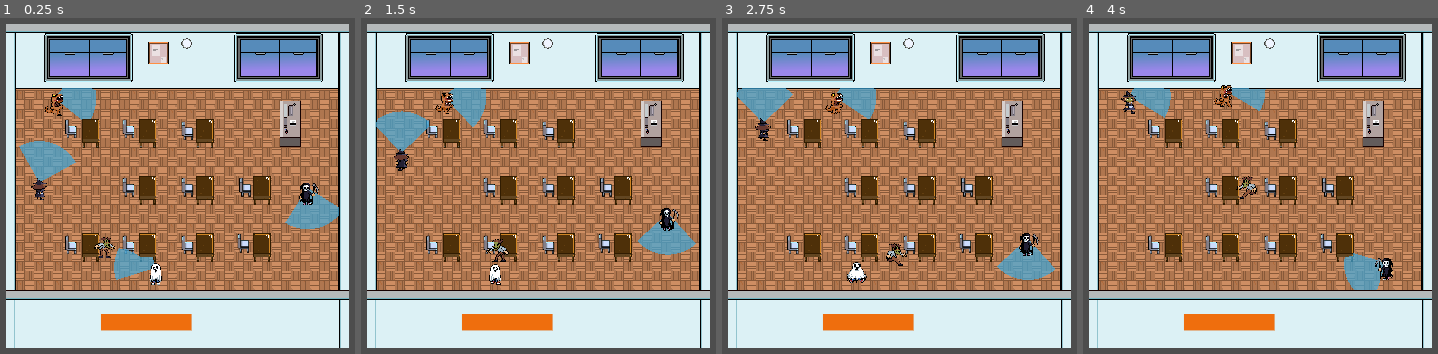
Above: before the commit, frames 1-4 (left to right).
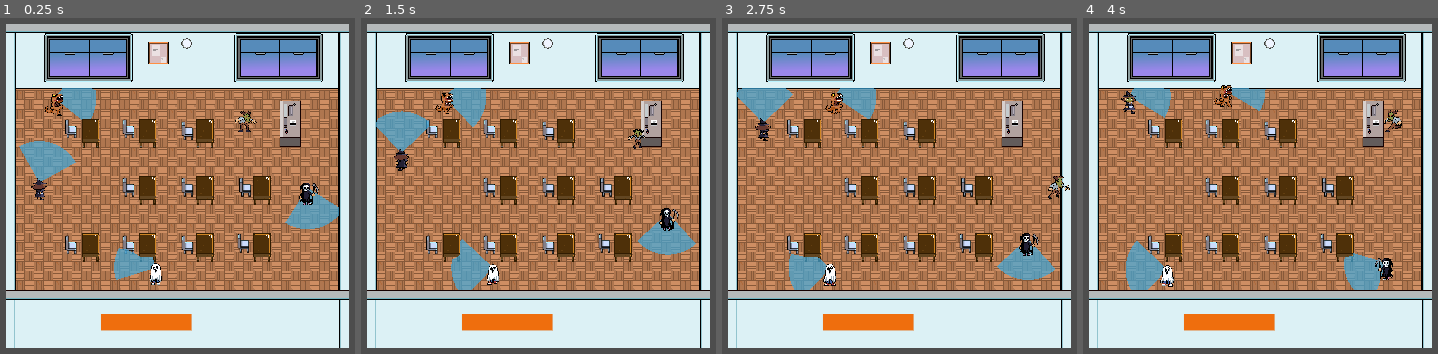
Above: after the commit, the same moments.

Repository: ErikTheBerik/2D-Spooky-Game-Jam-2024
Game: Godot game, scene res://Scenes/Classroom.tscn
Same seed, same stepped clock (60 frames per second), same inputs: the game is played once before the commit and once after it.
Inputs (mouse positions are in pixels of both pictures, inside the frame that each line leads up to):
- Up to frame 1 (0.25 s): no input
- Up to frame 2 (1.5 s): move the mouse to (680, 162) at 0.52 s; hold D (move_right) 0.53-1.28 s; tap E (Scare) at 0.6, 1.35 s; move the mouse to (410, 199) at 1.27 s; hold S (move_down) from 1.28 s (still down)
- Up to frame 3 (2.75 s): move the mouse to (963, 102) at 2.02 s; release S (move_down) at 2.03 s; hold D (move_right) from 2.03 s (still down); tap E (Scare) at 2.1 s
- Up to frame 4 (4 s): move the mouse to (1228, 253) at 2.77 s; release D (move_right) at 2.78 s; hold W (move_up) 2.78-3.53 s; tap E (Scare) at 2.85, 3.6 s; move the mouse to (outside the picture) at 3.52 s; hold A (move_left) from 3.53 s (still down)

The runs differ from the first frame. In frame 1, 0.3% of the frame differs, in the area x 26-73%, y 27-72%; in frame 2, 1.5%; in frame 3, 1.6%, in the area x 18-99%, y 47-81%; in frame 4, 1.6%.

Commit message:
GAME LOOP!! LET'S GOOOO

Diff:
--- a/Assets/VFX/PlayerDetectedVFX.tscn
+++ b/Assets/VFX/PlayerDetectedVFX.tscn
@@ -1,72 +1,7 @@
-[gd_scene load_steps=5 format=3 uid="uid://b27lhyu6412lp"]
+[gd_scene load_steps=2 format=3 uid="uid://b27lhyu6412lp"]
 
 [ext_resource type="Texture2D" uid="uid://pm3ed3gw6kjs" path="res://Assets/VFX Textures/warning.png" id="1_t713a"]
 
-[sub_resource type="Animation" id="Animation_fwwop"]
-length = 0.001
-tracks/0/type = "value"
-tracks/0/imported = false
-tracks/0/enabled = true
-tracks/0/path = NodePath(".:scale")
-tracks/0/interp = 1
-tracks/0/loop_wrap = true
-tracks/0/keys = {
-"times": PackedFloat32Array(0),
-"transitions": PackedFloat32Array(1),
-"update": 0,
-"values": [Vector2(1, 1)]
-}
-tracks/1/type = "value"
-tracks/1/imported = false
-tracks/1/enabled = true
-tracks/1/path = NodePath(".:offset")
-tracks/1/interp = 1
-tracks/1/loop_wrap = true
-tracks/1/keys = {
-"times": PackedFloat32Array(0),
-"transitions": PackedFloat32Array(1),
-"update": 0,
-"values": [Vector2(0, 0)]
-}
-
-[sub_resource type="Animation" id="Animation_alamt"]
-resource_name = "Tween Detected"
-length = 0.8
-tracks/0/type = "value"
-tracks/0/imported = false
-tracks/0/enabled = true
-tracks/0/path = NodePath(".:scale")
-tracks/0/interp = 1
-tracks/0/loop_wrap = true
-tracks/0/keys = {
-"times": PackedFloat32Array(0.1, 0.533333, 0.766667),
-"transitions": PackedFloat32Array(5.46416, 0.901251, 2.92817),
-"update": 0,
-"values": [Vector2(0, 0), Vector2(1.2, 1.2), Vector2(1, 1)]
-}
-tracks/1/type = "value"
-tracks/1/imported = false
-tracks/1/enabled = true
-tracks/1/path = NodePath(".:offset")
-tracks/1/interp = 1
-tracks/1/loop_wrap = true
-tracks/1/keys = {
-"times": PackedFloat32Array(0.533333, 0.766667),
-"transitions": PackedFloat32Array(2.07053, 0.017337),
-"update": 0,
-"values": [Vector2(0, -200), Vector2(0, -139)]
-}
-
-[sub_resource type="AnimationLibrary" id="AnimationLibrary_pqo6w"]
-_data = {
-"RESET": SubResource("Animation_fwwop"),
-"Tween Detected": SubResource("Animation_alamt")
-}
-
-[node name="Sprite2D" type="Sprite2D"]
+[node name="Exclamation" type="Sprite2D"]
+scale = Vector2(0.5, 0.5)
 texture = ExtResource("1_t713a")
-
-[node name="AnimationPlayer" type="AnimationPlayer" parent="."]
-libraries = {
-"": SubResource("AnimationLibrary_pqo6w")
-}
--- a/Scenes/Classroom.tscn
+++ b/Scenes/Classroom.tscn
@@ -258,6 +258,7 @@
 show_percentage = false
 
 [node name="Player" parent="." instance=ExtResource("7_o882f")]
+position = Vector2(240, -211)
 
 [node name="AudioStreamPlayer" type="AudioStreamPlayer" parent="."]
 stream = ExtResource("9_shxdh")
--- a/enemies/enemy.gd
+++ b/enemies/enemy.gd
@@ -6,11 +6,13 @@
 	Idle,
 	Walking,
 	Talking,
-	Scared
+	Scared,
+	PlayerDetected
 }
 
 @export var MIN_SPEED: float = 100.0
 @export var MAX_SPEED: float = 200.0
+@export var DETECTION_TIME: float = 0.5;
 
 @export var ROTATION_SPEED: float= 5.0
 @export var alert_color: Color
@@ -38,8 +40,10 @@
 @onready var m_Speed := randf_range(MIN_SPEED, MAX_SPEED)
 @onready var animation: AnimatedSprite2D = $Animation
 @onready var scare_icon: Sprite2D = $ScareIcon
-
-
+@onready var exclamation: Sprite2D = $Exclamation
+
+var m_DetectionValue := 0.0;
+var m_Detecting := false;
 var pointRadius: float = 10.0;
 
 var m_State: State = State.Idle;
@@ -50,6 +54,7 @@
 var m_Height := 0.0;
 
 func _ready() -> void:
+	exclamation.visible = false;
 	scare_icon.visible = false
 	m_Direction = Vector2.RIGHT;
 	vision_renderer.color = vision_color
@@ -60,6 +65,7 @@
 	if Engine.is_editor_hint():
 		return;
 
+	ProcessDetection(delta)
 	animation.flip_h = false;
 
 	match m_State:
@@ -71,6 +77,75 @@
 			return;
 		State.Scared:
 			return;
+
+func ProcessDetection(delta: float) -> void:
+	if (m_State == State.PlayerDetected or m_State == State.Scared):
+		return;
+
+	if (m_Detecting):
+		m_DetectionValue += delta;
+		if (m_DetectionValue >= DETECTION_TIME):
+			get_tree().call_group("Enemy", "OnDetect")
+	else:
+		m_DetectionValue -= delta;
+		m_DetectionValue = maxf(0.0, m_DetectionValue);
+
+	vision_renderer.color = lerp(vision_color, alert_color, m_DetectionValue/DETECTION_TIME)
+
+func OnDetect() -> void:
+	SetState(State.PlayerDetected)
+	ClearNodes();
+	velocity = Vector2.ZERO;
+	animation.stop();
+	vision_renderer.color = alert_color;
+	m_DetectionValue = DETECTION_TIME;
+	var tween := TweenExclamation(20);
+
+
+func TweenExclamation(height: float) -> Tween:
+	exclamation.visible = true;
+	var pos := exclamation.position
+	var scale := exclamation.scale;
+	var tween := get_tree().create_tween().bind_node(self);
+
+	tween.tween_property(exclamation, "position", pos + Vector2(0.0, -35.0), 0.8).set_trans(Tween.TRANS_ELASTIC);
+	tween.parallel().tween_property(exclamation, "scale", scale*1.8, 0.8).set_trans(Tween.TRANS_ELASTIC);
+	tween.parallel().tween_property(animation, "position", pos + Vector2(0.0, -height), 0.8).set_trans(Tween.TRANS_ELASTIC);
+
+	tween.tween_property(exclamation, "position", pos, 0.3).set_trans(Tween.TRANS_LINEAR);
+	tween.parallel().tween_property(exclamation, "scale", scale, 0.3).set_trans(Tween.TRANS_LINEAR);
+	tween.parallel().tween_property(animation, "position", pos, 0.3).set_trans(Tween.TRANS_LINEAR);
+	tween.tween_callback(TimedRestart)
+	return tween;
+
+func TimedRestart() -> void:
+	var timer := Timer.new()
+	timer.wait_time = 1.0  # Set delay to 1 second
+	timer.one_shot = true  # Run only once
+	add_child(timer)       # Add to the scene tree
+	timer.start()
+	timer.timeout.connect(Restart);
+
+func Restart() -> void:
+	get_tree().reload_current_scene()
+
+func Jump(height: float, tween: Tween = null) -> Tween:
+	if !tween:
+		tween = get_tree().create_tween().bind_node(self)
+
+	var pos := animation.position
+	tween.tween_property(animation, "position", pos + Vector2(0.0, -height), 0.8).set_trans(Tween.TRANS_ELASTIC);
+	tween.tween_property(animation, "position", pos, 0.3).set_trans(Tween.TRANS_LINEAR);
+
+	return tween;
+
+func Scare() -> void:
+	var tween := get_tree().create_tween().bind_node(self)
+	tween.tween_property($Animation, "scale", Vector2(1.0, 1.0), 0.5).set_trans(Tween.TRANS_EXPO)
+	tween.tween_callback(PlayScare)
+	tween.tween_property($Animation, "scale", Vector2(1.5, 1.5), 0.5).set_trans(Tween.TRANS_EXPO)
+	tween.tween_property($Animation, "scale", Vector2(), 0.8).set_trans(Tween.TRANS_ELASTIC)
+	tween.tween_callback(queue_free)
 
 func _physics_process(delta: float) -> void:
 	if Engine.is_editor_hint():
@@ -216,16 +291,15 @@
 	m_Timer = randf_range(MIN_TALK_TIME, MAX_TALK_TIME)
 
 func OnEnteredScared() -> void:
+	ClearNodes();
+	Jump(35);
+	Scare();
+
+func ClearNodes() -> void:
 	$CollisionShape2D.disabled = true
 	remove_child(vision_cone)
 	remove_child(navigation)
 	remove_child(scare_icon)
-	var tween := get_tree().create_tween().bind_node(self)
-	tween.tween_property($Animation, "scale", Vector2(1.0, 1.0), 0.5).set_trans(Tween.TRANS_EXPO)
-	tween.tween_callback(PlayScare)
-	tween.tween_property($Animation, "scale", Vector2(1.5, 1.5), 0.5).set_trans(Tween.TRANS_EXPO)
-	tween.tween_property($Animation, "scale", Vector2(), 0.8).set_trans(Tween.TRANS_ELASTIC)
-	tween.tween_callback(queue_free)
 
 func PlayScare() -> void:
 	animation.play("scare")
@@ -277,8 +351,8 @@
 
 
 func _on_vision_cone_area_body_entered(body: Node2D) -> void:
-	vision_renderer.color = alert_color
+	m_Detecting = true;
 
 
 func _on_vision_cone_area_body_exited(body: Node2D) -> void:
-	vision_renderer.color = vision_color
+	m_Detecting = false;
--- a/enemies/enemyDino.tscn
+++ b/enemies/enemyDino.tscn
@@ -8,6 +8,7 @@
 [ext_resource type="Texture2D" uid="uid://cggh1vamle6xt" path="res://Assets/Spritesheets/dino-sidewalk.png" id="6_vqqa1"]
 [ext_resource type="Texture2D" uid="uid://d3beykjikoxf4" path="res://Assets/Spritesheets/dino-upwalk.png" id="7_u25u6"]
 [ext_resource type="PackedScene" uid="uid://2p45tn6p2kci" path="res://Scenes/ScareIconPopup.tscn" id="8_xjsak"]
+[ext_resource type="PackedScene" uid="uid://b27lhyu6412lp" path="res://Assets/VFX/PlayerDetectedVFX.tscn" id="9_uwsb1"]
 
 [sub_resource type="CircleShape2D" id="CircleShape2D_cbo24"]
 
@@ -297,6 +298,9 @@
 animation = &"walk_down"
 offset = Vector2(0, -8)
 
+[node name="Exclamation" parent="." instance=ExtResource("9_uwsb1")]
+offset = Vector2(0, -80)
+
 [connection signal="body_entered" from="VisionCone2D/VisionConeArea" to="." method="_on_vision_cone_area_body_entered"]
 [connection signal="body_exited" from="VisionCone2D/VisionConeArea" to="." method="_on_vision_cone_area_body_exited"]
 [connection signal="navigation_finished" from="NavigationAgent2D" to="." method="OnTargetReached"]
--- a/enemies/enemyGhost.tscn
+++ b/enemies/enemyGhost.tscn
@@ -8,6 +8,7 @@
 [ext_resource type="Texture2D" uid="uid://bxutpgdynjtq4" path="res://Assets/Spritesheets/ghost-Sidewalk.png" id="6_dho1y"]
 [ext_resource type="Texture2D" uid="uid://0bylppkw53kt" path="res://Assets/Spritesheets/ghost-Backwalk.png" id="7_l6hif"]
 [ext_resource type="PackedScene" uid="uid://2p45tn6p2kci" path="res://Scenes/ScareIconPopup.tscn" id="8_sfa5t"]
+[ext_resource type="PackedScene" uid="uid://b27lhyu6412lp" path="res://Assets/VFX/PlayerDetectedVFX.tscn" id="9_smwjf"]
 
 [sub_resource type="CircleShape2D" id="CircleShape2D_cbo24"]
 radius = 9.0
@@ -309,8 +310,11 @@
 
 [node name="Animation" type="AnimatedSprite2D" parent="."]
 sprite_frames = SubResource("SpriteFrames_dten2")
-animation = &"walk_up"
+animation = &"idle"
 offset = Vector2(0, -8)
+
+[node name="Exclamation" parent="." instance=ExtResource("9_smwjf")]
+offset = Vector2(0, -75)
 
 [connection signal="body_entered" from="VisionCone2D/VisionConeArea" to="." method="_on_vision_cone_area_body_entered"]
 [connection signal="body_exited" from="VisionCone2D/VisionConeArea" to="." method="_on_vision_cone_area_body_exited"]
--- a/enemies/enemyGrim.tscn
+++ b/enemies/enemyGrim.tscn
@@ -6,6 +6,7 @@
 [ext_resource type="Texture2D" uid="uid://c861ueacphv20" path="res://Assets/Spritesheets/grim-idle.png" id="3_8i1dt"]
 [ext_resource type="Texture2D" uid="uid://b7q0x55xk3lh6" path="res://Assets/Spritesheets/grim-scared.png" id="4_au11g"]
 [ext_resource type="Texture2D" uid="uid://cv7cuil05le2l" path="res://Assets/Spritesheets/grim-sidewalk.png" id="6_3ex61"]
+[ext_resource type="PackedScene" uid="uid://b27lhyu6412lp" path="res://Assets/VFX/PlayerDetectedVFX.tscn" id="7_1axlp"]
 
 [sub_resource type="CircleShape2D" id="CircleShape2D_cbo24"]
 radius = 9.0
@@ -185,6 +186,10 @@
 frame_progress = 0.281139
 offset = Vector2(0, -8)
 
+[node name="Exclamation" parent="." instance=ExtResource("7_1axlp")]
+visible = false
+offset = Vector2(-8, -80)
+
 [connection signal="body_entered" from="VisionCone2D/VisionConeArea" to="." method="_on_vision_cone_area_body_entered"]
 [connection signal="body_exited" from="VisionCone2D/VisionConeArea" to="." method="_on_vision_cone_area_body_exited"]
 [connection signal="navigation_finished" from="NavigationAgent2D" to="." method="OnTargetReached"]
--- a/enemies/enemyWitch.tscn
+++ b/enemies/enemyWitch.tscn
@@ -7,6 +7,7 @@
 [ext_resource type="Texture2D" uid="uid://cay2wdckysq5t" path="res://Assets/Spritesheets/witch-Sidewalkt.png" id="5_sp3l0"]
 [ext_resource type="Texture2D" uid="uid://c1y1umy588vno" path="res://Assets/Spritesheets/witch-Upwalk.png" id="6_yiwym"]
 [ext_resource type="PackedScene" uid="uid://2p45tn6p2kci" path="res://Scenes/ScareIconPopup.tscn" id="7_0neui"]
+[ext_resource type="PackedScene" uid="uid://b27lhyu6412lp" path="res://Assets/VFX/PlayerDetectedVFX.tscn" id="8_tetch"]
 
 [sub_resource type="CircleShape2D" id="CircleShape2D_cbo24"]
 radius = 9.0
@@ -254,8 +255,11 @@
 [node name="Animation" type="AnimatedSprite2D" parent="."]
 scale = Vector2(1.0027, 0.990822)
 sprite_frames = SubResource("SpriteFrames_dten2")
-animation = &"walk_up"
+animation = &"idle"
 offset = Vector2(0, -8)
+
+[node name="Exclamation" parent="." instance=ExtResource("8_tetch")]
+offset = Vector2(0, -76)
 
 [connection signal="body_entered" from="VisionCone2D/VisionConeArea" to="." method="_on_vision_cone_area_body_entered"]
 [connection signal="body_exited" from="VisionCone2D/VisionConeArea" to="." method="_on_vision_cone_area_body_exited"]
--- a/player_character/PlayerCharacter.tscn
+++ b/player_character/PlayerCharacter.tscn
@@ -299,7 +299,7 @@
 radius = 8.04241
 
 [sub_resource type="CircleShape2D" id="CircleShape2D_n0hny"]
-radius = 53.0003
+radius = 36.0
 
 [node name="Player" type="CharacterBody2D"]
 y_sort_enabled = true
--- a/player_character/Scripts/enemy_detector.gd
+++ b/player_character/Scripts/enemy_detector.gd
@@ -4,16 +4,21 @@
 var m_Enemies: Array[Enemy] = []
 var m_Character: Player
 
+var m_Timer: Timer = null;
 # Called when the node enters the scene tree for the first time.
 func _ready() -> void:
 	m_Character = owner;
+	m_Timer = Timer.new()
+	add_child(m_Timer);
 
 # Called every frame. 'delta' is the elapsed time since the previous frame.
 func _physics_process(delta: float) -> void:
 	m_Character.m_SpeedOverride = 0.0;
+	m_Character.animation.speed_scale = 1.0;
 	for enemy in m_Enemies:
 		if IsSneaking(enemy):
 			m_Character.m_SpeedOverride = max(MIN_SCARE_SPEED, enemy.velocity.length());
+			m_Character.animation.speed_scale = 0.3;
 			return;
 
 func _process(delta: float) -> void:
@@ -36,6 +41,16 @@
 			enemy.SetState(Enemy.State.Scared)
 
 		m_Enemies.clear();
+
+		m_Timer.stop();
+		m_Timer.wait_time = 4.0
+		m_Timer.one_shot = true
+		m_Timer.timeout.connect(CheckGameEnd)
+		m_Timer.start();
+
+func CheckGameEnd() -> void:
+	if (get_tree().get_nodes_in_group("Enemy").size() == 0):
+		get_tree().reload_current_scene()
 
 func ResetScare() -> void:
 	m_Character.isScaring = false
--- a/player_character/Scripts/player.gd
+++ b/player_character/Scripts/player.gd
@@ -8,12 +8,17 @@
 var m_SpeedOverride := 0.0
 @onready var animation: AnimatedSprite2D = $Animation
 
-var epsilon := 0.5; # close enough to 0
+var epsilon := 0.5; # close enough to 0s
 var isScaring := false;
+var detected := false;
 
 func _physics_process(delta: float) -> void:
+	if (detected):
+		return;
+
 	if (!isScaring):
 		animation.flip_h = false;
+
 	var direction := Input.get_vector("move_left", "move_right", "move_up", "move_down").normalized()
 	var isAccelerating := direction != Vector2.ZERO;
 
Not shown: 1 places in enemies/enemyDino.tscn that only renumber resources
Not shown: 1 places in enemies/enemyGhost.tscn that only renumber resources
Not shown: 1 places in enemies/enemyGrim.tscn that only renumber resources
Not shown: 1 places in enemies/enemyWitch.tscn that only renumber resources
